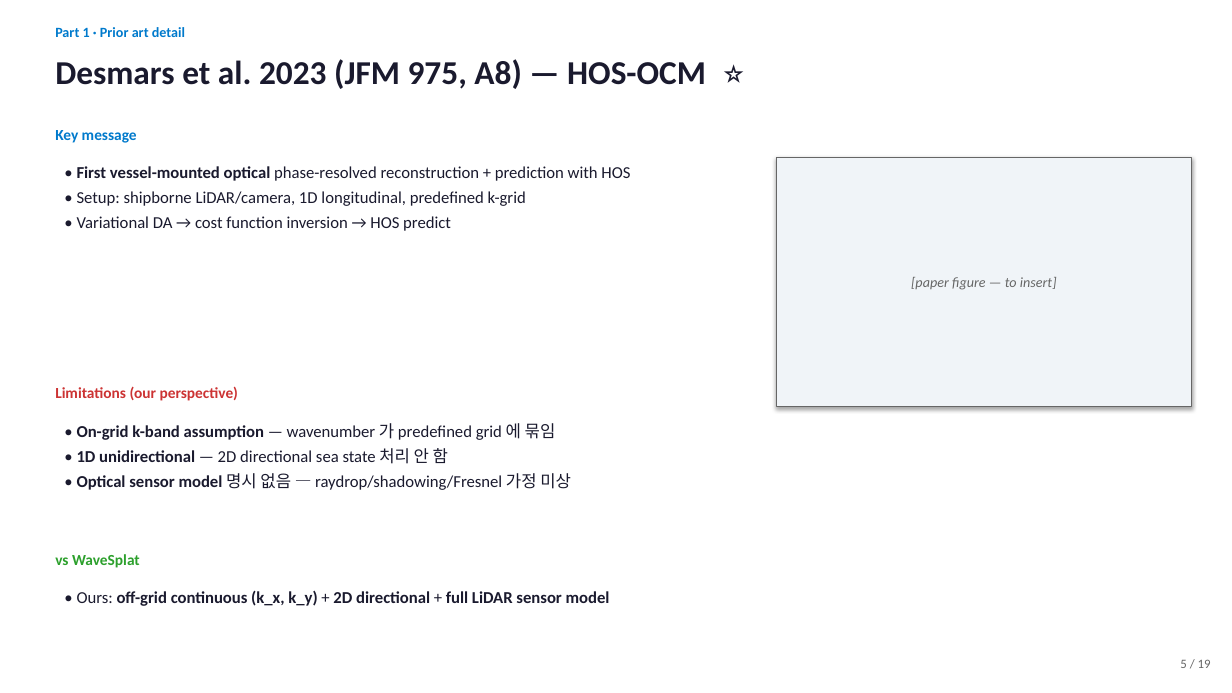
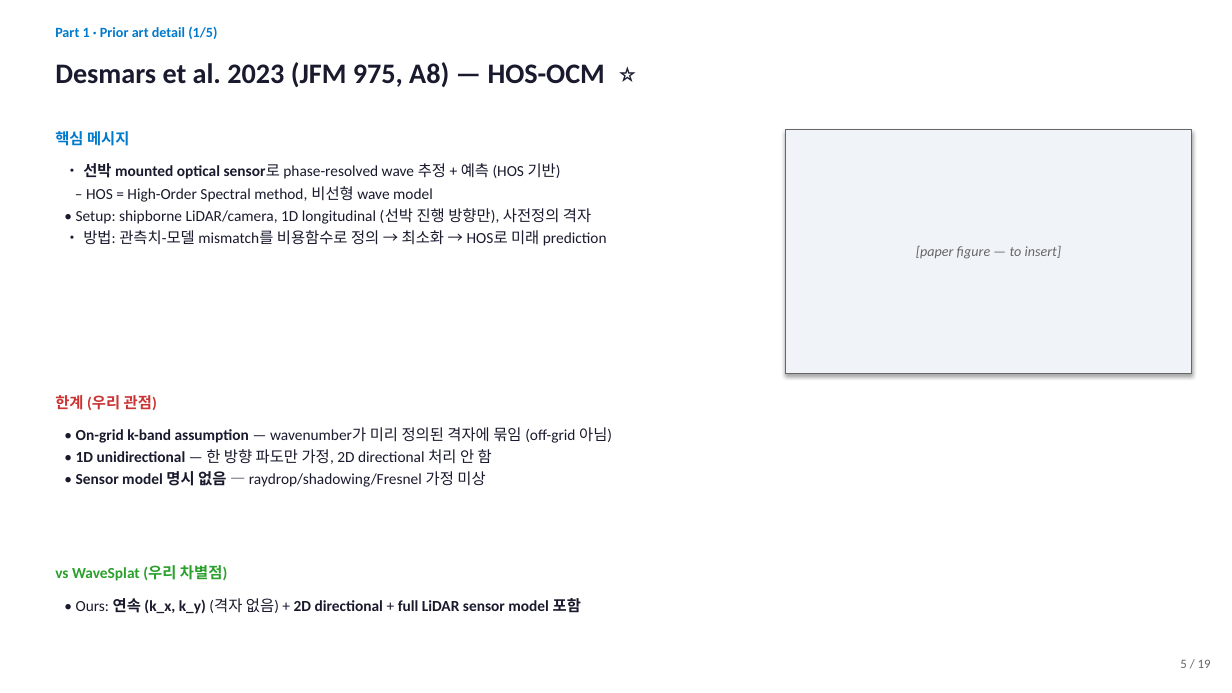
Before and after one commit to SAEYONGPARK94/wavesplat, a slide deck: slide 5 of wavesplat/docs/labmeeting_2026_05_13.pptx. Drawn at 1232x693 pixels with LibreOffice and Linux fonts; fonts in the diff are those of the drawing. Boxes give left, top, right and bottom in pixels: in the first picture for what was removed or moved away, otherwise in the second. Text is boxed around its words. In the diff, an @@ line names an element or a change of style, - is before the commit and + after.

```diff
--- a/wavesplat/docs/labmeeting_2026_05_13.pptx
+++ b/wavesplat/docs/labmeeting_2026_05_13.pptx
@@ text at (x1=55, y1=26, x2=217, y2=39): text changed @@
-Part 1 · Prior art detail
+Part 1 · Prior art detail (1/5)
@@ text "Desmars et al. 2023 (JFM ..." at (x1=55, y1=62, x2=605, y2=87): size 26 to 22 pt @@
@@ text at (x1=55, y1=131, x2=129, y2=146): text changed @@
-Key message
+핵심 메시지
@@ rectangle "[paper figure — to insert]" resized from (x1=776, y1=157, x2=1192, y2=407) to (x1=786, y1=129, x2=1192, y2=373) @@
@@ text at (x1=76, y1=163, x2=607, y2=246): text changed; size 13 to 12 pt @@
-• First vessel-mounted optical phase-resolved reconstruction + prediction with HOS
-• Setup: shipborne LiDAR/camera, 1D longitudinal, predefined k-grid
-• Variational DA → cost function inversion → HOS predict
+• 선박 mounted optical sensor로 phase-resolved wave 추정 + 예측 (HOS 기반)
+– HOS = High-Order Spectral method, 비선형 wave model
+• Setup: shipborne LiDAR/camera, 1D longitudinal (선박 진행 방향만), 사전정의 격자
+• 방법: 관측치-모델 mismatch를 비용함수로 정의 → 최소화 → HOS로 미래 prediction
@@ text at (x1=55, y1=395, x2=157, y2=410): text changed @@
-Limitations (our perspective)
+한계 (우리 관점)
@@ text at (x1=76, y1=427, x2=612, y2=487): text changed; size 13 to 12 pt @@
-• On-grid k-band assumption — wavenumber 가 predefined grid 에 묶임
-• 1D unidirectional — 2D directional sea state 처리 안 함
-• Optical sensor model 명시 없음 — raydrop/shadowing/Fresnel 가정 미상
+• On-grid k-band assumption — wavenumber가 미리 정의된 격자에 묶임 (off-grid 아님)
+• 1D unidirectional — 한 방향 파도만 가정, 2D directional 처리 안 함
+• Sensor model 명시 없음 — raydrop/shadowing/Fresnel 가정 미상
@@ text at (x1=55, y1=565, x2=227, y2=581): text changed @@
-vs WaveSplat
+vs WaveSplat (우리 차별점)
@@ text at (x1=76, y1=598, x2=581, y2=614): text changed; size 13 to 12 pt @@
-• Ours: off-grid continuous (k_x, k_y) + 2D directional + full LiDAR sensor model
+• Ours: 연속 (k_x, k_y) (격자 없음) + 2D directional + full LiDAR sensor model 포함
```
Also in this commit, not shown: 24 other slides changed, 1 slide added, 1 slide removed, 2 other files.
